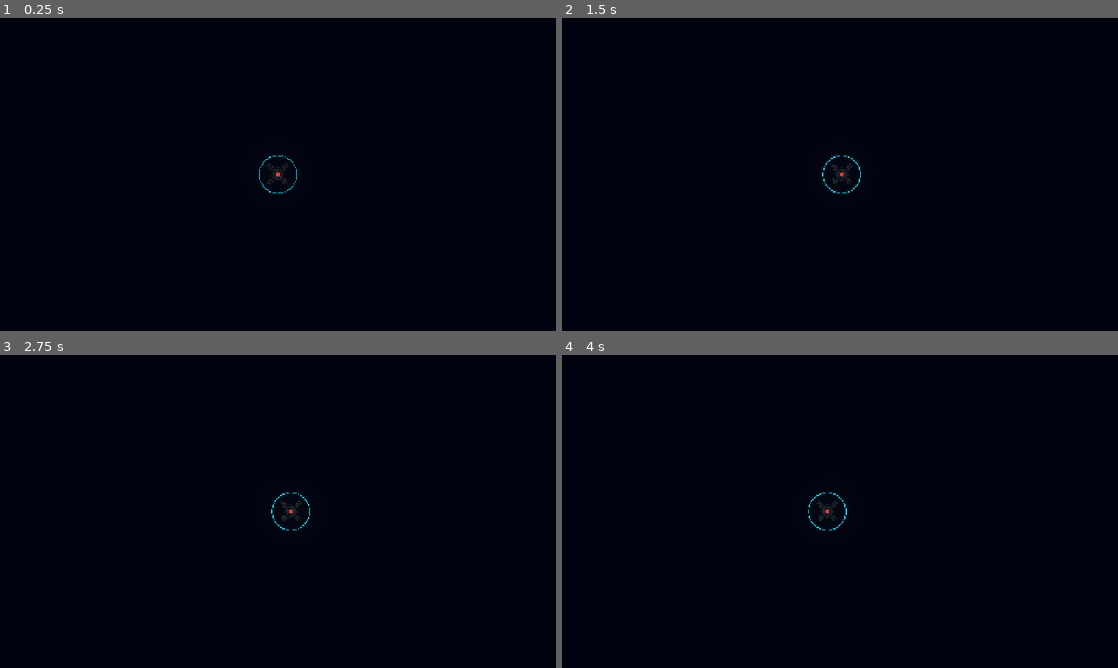
Above: before the commit, frames 1-4 (two rows, left to right).
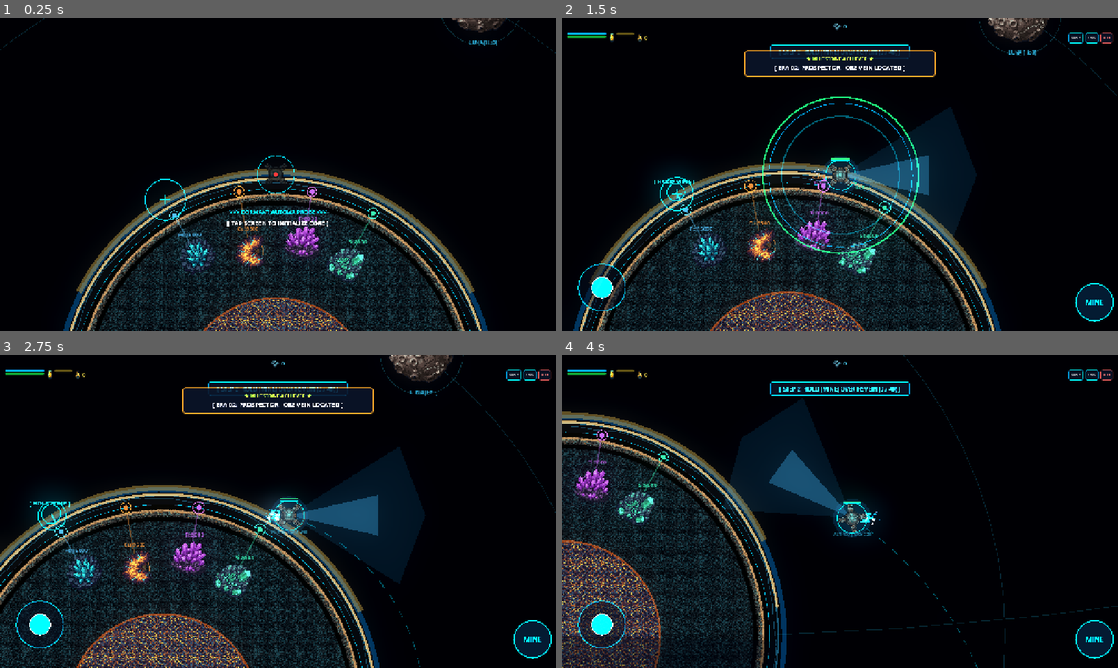
Above: after the commit, the same moments.

Repository: wak-shogo/ReplicaAutomata-
Game: Godot game, scene res://scenes/main.tscn
The game is run twice, just before and just after one commit, with the same random seed, the same clock (stepped at 60 frames per second) and the same inputs.
Inputs (mouse positions are in pixels of both pictures, inside the frame that each line leads up to):
- Up to frame 1 (0.25 s): no input
- Up to frame 2 (1.5 s): tap Enter at 0.5 s; move the mouse to (962, 158) at 0.52 s; hold D 0.53-1.25 s; hold Shift 0.53-1.25 s; click (962, 158) at 0.67 s; tap Space at 0.77 s; drag from (728, 190) to (812, 237) at 1.27 s
- Up to frame 3 (2.75 s): move the mouse to (333, 442) at 2.02 s; hold D from 2.03 s (still down); tap B at 2.1 s
- Up to frame 4 (4 s): release D at 2.75 s; drag from (812, 574) to (673, 464) at 2.77 s; move the mouse to (1006, 558) at 3.52 s; hold A from 3.53 s (still down); tap E at 3.6 s; tap Space at 3.77 s

The runs differ from the first frame. In frame 1, 16% of the frame differs, in the area x 0-100%, y 0-100%; in frame 2, 23%; in frame 3, 24%; in frame 4, 20%.
Error before the commit: Parse Error: Function "is_daylight_at()" not found in base self. (res://scripts/factory/grid_manager.gd:1405)

Commit message:
feat: complete zero-start automata gameplay, fix parser errors, pass all 12 regression tests

Diff:
--- a/scripts/factory/grid_manager.gd
+++ b/scripts/factory/grid_manager.gd
@@ -1015,6 +1015,11 @@
 	draw_set_transform(world_pos, rot, Vector2.ONE)
 	draw_texture_rect_region(tex, dst_rect, src_rect)
 	draw_set_transform(Vector2.ZERO, 0.0, Vector2.ONE)
+
+func is_daylight_at(pos: Vector2) -> bool:
+	var norm = (pos - HOME_CENTER).normalized()
+	var to_sun = (SUN_POS - HOME_CENTER).normalized()
+	return norm.dot(to_sun) > -0.15
 
 func _draw_celestial_bodies() -> void:
 	# A. 太陽を中心とする惑星公転軌道ライン群 (Orbit Rails)
--- a/scripts/ui/hud.gd
+++ b/scripts/ui/hud.gd
@@ -863,11 +863,11 @@
 	var is_portrait = (vp_rect.size.x < vp_rect.size.y)
 	var ui_scale = clampf(vp_rect.size.x / 440.0, 0.72, 1.0) if is_portrait else 1.0
 
-	if dpad_cluster:
-		dpad_cluster.scale = Vector2(ui_scale, ui_scale)
-	if action_cluster:
-		action_cluster.scale = Vector2(ui_scale, ui_scale)
-		action_cluster.pivot_offset = Vector2(180.0, 200.0)
+	if vstick_base:
+		vstick_base.scale = Vector2(ui_scale, ui_scale)
+	if action_cluster_node:
+		action_cluster_node.scale = Vector2(ui_scale, ui_scale)
+		action_cluster_node.pivot_offset = Vector2(180.0, 200.0)
 
 	if is_portrait:
 		if build_bar_panel:
Not shown, changed: docs/index.pck
